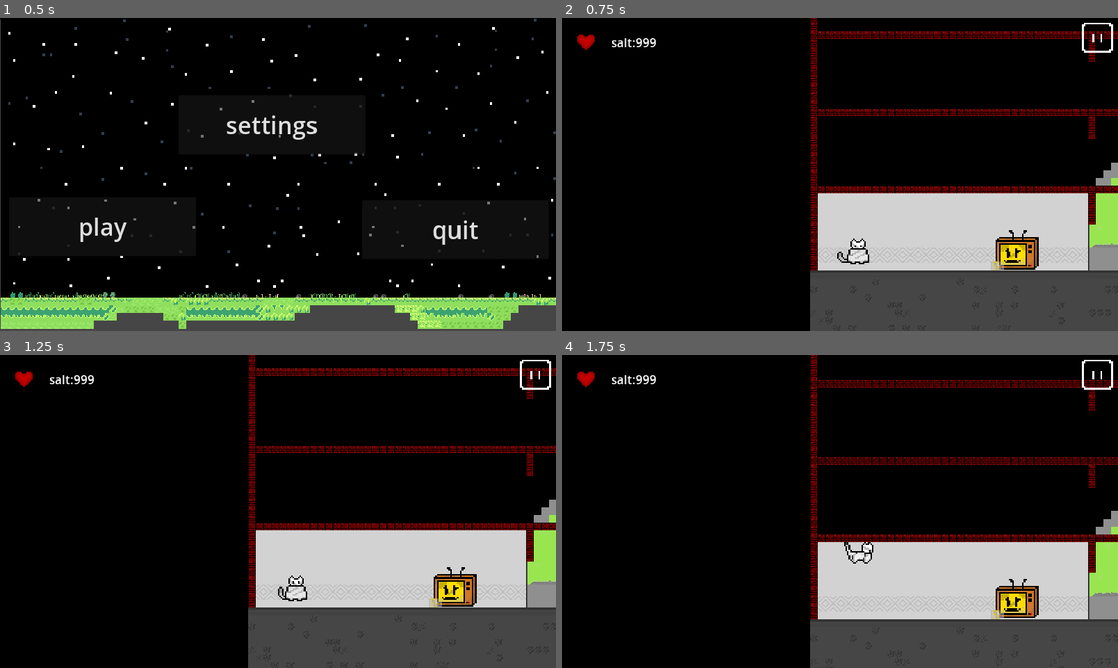
Above: before the commit, frames 1-4 (two rows, left to right).
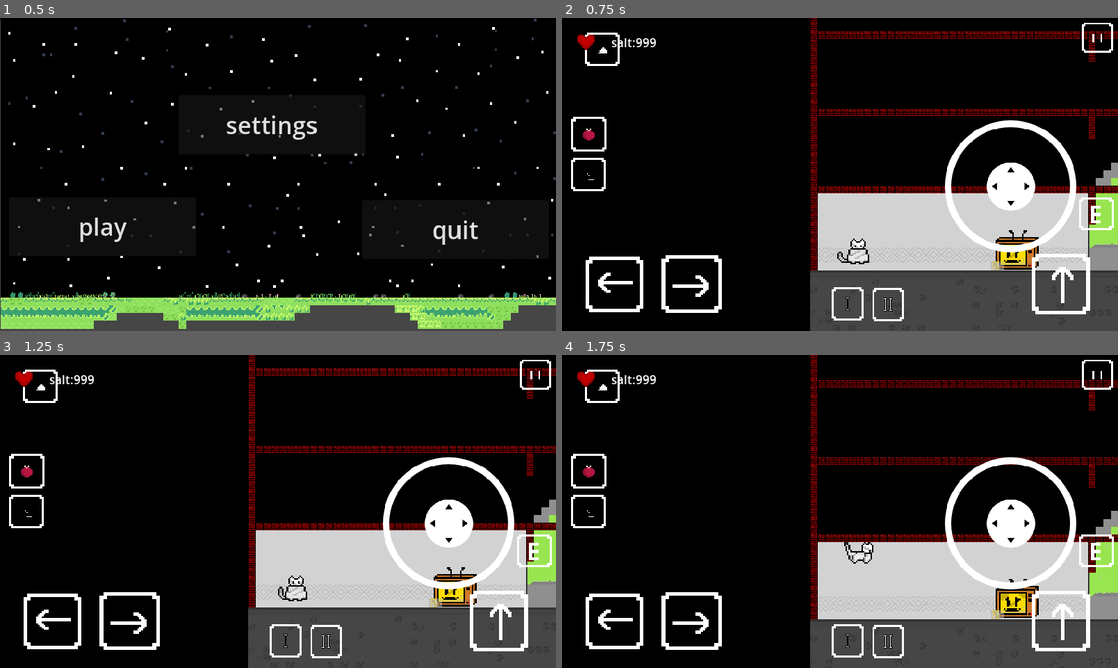
Above: after the commit, the same moments.

Repository: HDDS69/salty_kittens_godot
Game: Godot game, scene res://menu.tscn
Same seed, same stepped clock (60 frames per second), same inputs: the game is played once before the commit and once after it.
Inputs (mouse positions are in pixels of both pictures, inside the frame that each line leads up to):
- Up to frame 1 (0.5 s): no input
- Up to frame 2 (0.75 s): click "play" at 0.5 s
- Up to frame 3 (1.25 s): no input
- Up to frame 4 (1.75 s): tap Enter (ui_accept) at 1.25 s; drag from (862, 592) to (1017, 586) at 1.27 s

Frame 1 is identical in both runs. In frame 2, 5.4% of the frame differs, in the area x 1-100%, y 4-97%; in frame 3, 5.4%; in frame 4, 5.4%.

Commit message:
add joystick

Diff:
--- a/player.tscn
+++ b/player.tscn
@@ -88,6 +88,9 @@
 [ext_resource type="Texture2D" uid="uid://dcbii2qt2h07a" path="res://текстуры/mobile_control/boom_buttom2.png" id="79_ukxdx"]
 [ext_resource type="Script" path="res://joystick/joystick.gd" id="81_1mwr7"]
 [ext_resource type="Texture2D" uid="uid://dlx03pgoywkfw" path="res://joystick/texture/5f394193cd6b2173f7a82981.png" id="81_nc8c3"]
+[ext_resource type="Script" path="res://joystick/jousuck/addons/virtual_joystick/virtual_joystick.gd" id="82_qvknn"]
+[ext_resource type="Texture2D" uid="uid://bm30au8mjfc2f" path="res://joystick/jousuck/addons/virtual_joystick/textures/joystick_base_outline.png" id="83_xsgbm"]
+[ext_resource type="Texture2D" uid="uid://dt13r06u87fib" path="res://joystick/jousuck/addons/virtual_joystick/textures/joystick_tip_arrows.png" id="84_djclt"]
 [ext_resource type="Script" path="res://ui/pause.gd" id="89_iraf3"]
 [ext_resource type="Texture2D" uid="uid://b2duhhcvfouem" path="res://текстуры/heart.png" id="90_87nqs"]
 [ext_resource type="Texture2D" uid="uid://no41veu2k2hv" path="res://текстуры/Untitled 12-08-2023 06-02-571.png" id="91_fpvj6"]
@@ -850,7 +853,6 @@
 bbcode_enabled = true
 
 [node name="mobile controller" type="CanvasLayer" parent="."]
-visible = false
 
 [node name="MarginContainer" type="MarginContainer" parent="mobile controller"]
 anchors_preset = 6
@@ -866,7 +868,8 @@
 grow_vertical = 2
 
 [node name="joystick" type="Area2D" parent="mobile controller/MarginContainer"]
-position = Vector2(94, 385)
+visible = false
+position = Vector2(98, 385)
 scale = Vector2(0.639998, 0.64)
 script = ExtResource("81_1mwr7")
 
@@ -965,6 +968,53 @@
 texture_pressed = ExtResource("79_ukxdx")
 shape = SubResource("RectangleShape2D_cebvf")
 action = "boom"
+
+[node name="Virtual Joystick" type="Control" parent="mobile controller"]
+layout_mode = 3
+anchors_preset = 2
+anchor_top = 1.0
+anchor_bottom = 1.0
+offset_left = 756.0
+offset_top = -473.0
+offset_right = 1102.0
+offset_bottom = -128.0
+grow_vertical = 0
+script = ExtResource("82_qvknn")
+
+[node name="Base" type="TextureRect" parent="mobile controller/Virtual Joystick"]
+layout_mode = 1
+anchors_preset = 8
+anchor_left = 0.5
+anchor_top = 0.5
+anchor_right = 0.5
+anchor_bottom = 0.5
+offset_left = -136.0
+offset_top = -135.5
+offset_right = 137.0
+offset_bottom = 137.5
+grow_horizontal = 2
+grow_vertical = 2
+pivot_offset = Vector2(100, 100)
+mouse_force_pass_scroll_events = false
+texture = ExtResource("83_xsgbm")
+stretch_mode = 5
+
+[node name="Tip" type="TextureRect" parent="mobile controller/Virtual Joystick/Base"]
+layout_mode = 1
+anchors_preset = 8
+anchor_left = 0.5
+anchor_top = 0.5
+anchor_right = 0.5
+anchor_bottom = 0.5
+offset_left = -50.0
+offset_top = -50.0
+offset_right = 50.0
+offset_bottom = 50.0
+grow_horizontal = 2
+grow_vertical = 2
+pivot_offset = Vector2(50, 50)
+texture = ExtResource("84_djclt")
+stretch_mode = 5
 
 [node name="Timer_invulnerability" type="Timer" parent="."]
 wait_time = 2.0
Not shown, added: joystick/jousuck/addons/virtual_joystick/plugin.cfg
Not shown, added: joystick/jousuck/addons/virtual_joystick/previews/CoverPreview.svg
Not shown, added: joystick/jousuck/addons/virtual_joystick/previews/CoverPreview.svg.import
Not shown, added: joystick/jousuck/addons/virtual_joystick/previews/Logo.svg
Not shown, added: joystick/jousuck/addons/virtual_joystick/previews/Logo.svg.import
Binary file added: joystick/jousuck/addons/virtual_joystick/previews/ShowcasePreview.png
Not shown, added: joystick/jousuck/addons/virtual_joystick/previews/ShowcasePreview.png.import
Binary file added: joystick/jousuck/addons/virtual_joystick/previews/joystick_icon.png
Not shown, added: joystick/jousuck/addons/virtual_joystick/previews/joystick_icon.png.import
Not shown, added: joystick/jousuck/addons/virtual_joystick/test/player.gd
Not shown, added: joystick/jousuck/addons/virtual_joystick/test/test.tscn
Binary file added: joystick/jousuck/addons/virtual_joystick/textures/joystick_base_outline.png
(and 12 more such lines)
